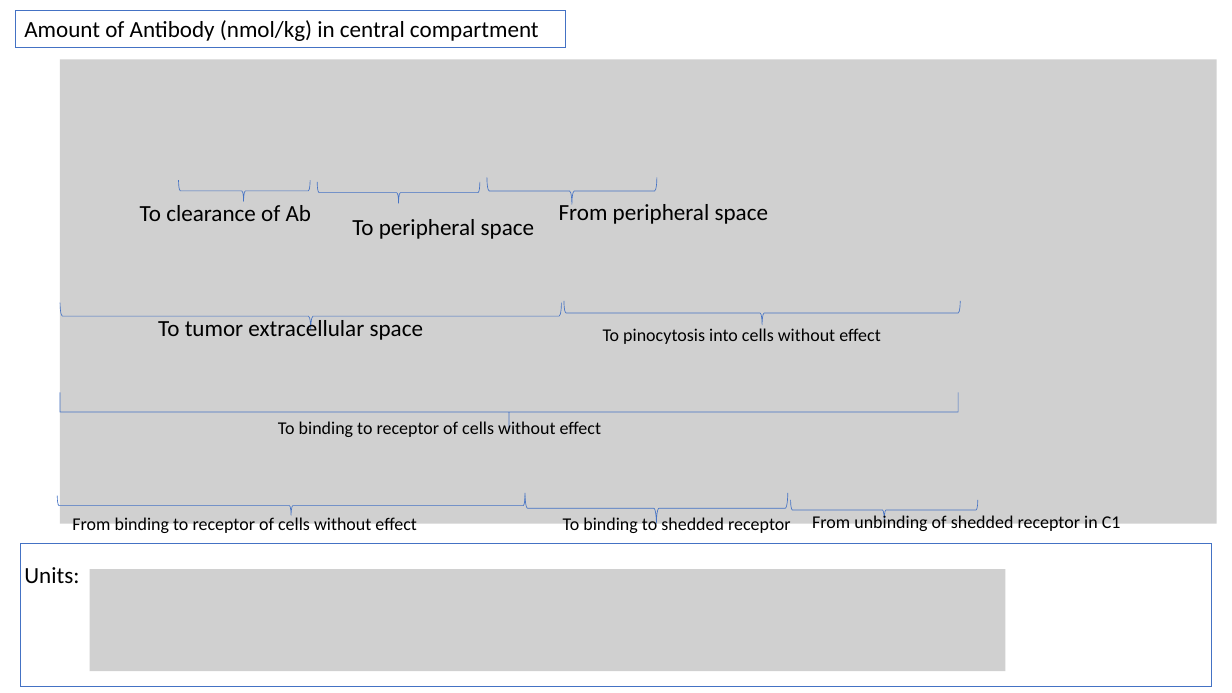
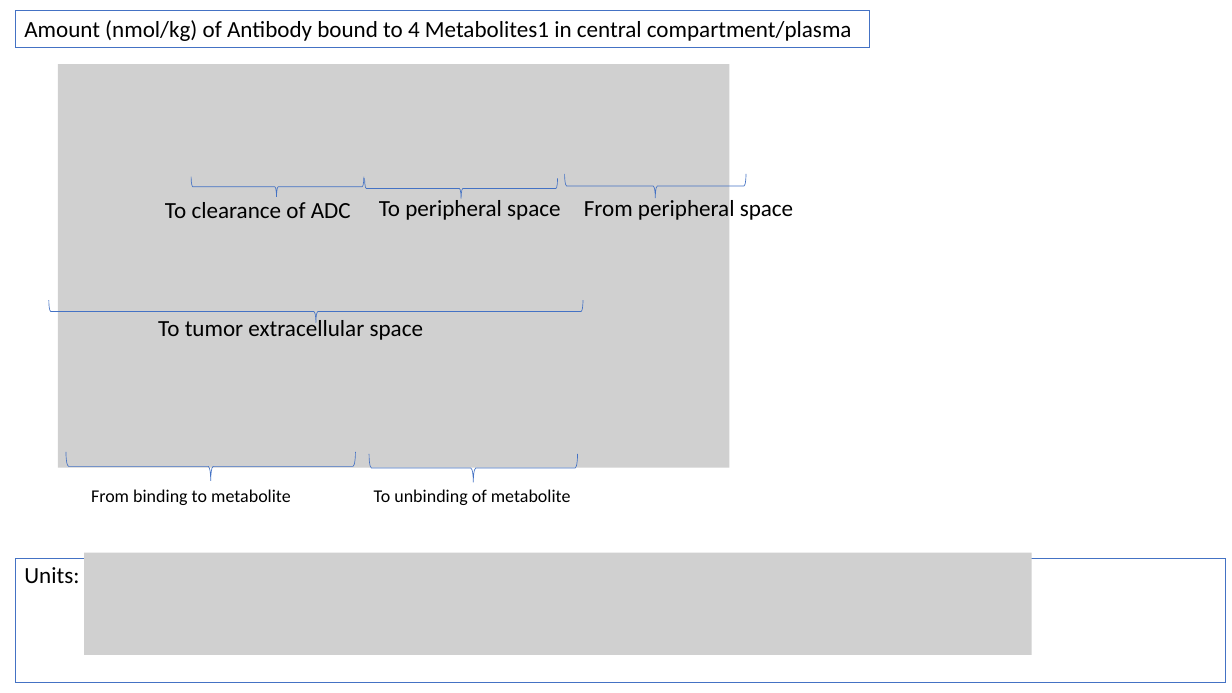
Before and after one commit to judith-stein/hc-protac-shuttle-rshiny-in-vivo, a slide deck: slide 9 of www/logistic_pk_pd_equations_explained.pptx (slide 3 before the commit). Drawn at 1232x693 pixels with LibreOffice and Linux fonts; fonts in the diff are those of the drawing; grey boxes stand for pictures. Boxes give left, top, right and bottom in pixels: in the first picture for what was removed or moved away, otherwise in the second. Text is boxed around its words. In the diff, an @@ line names an element or a change of style, - is before the commit and + after.

Commit message:
add metabolite, ui, plots, pptx

```diff
--- a/www/logistic_pk_pd_equations_explained.pptx
+++ b/www/logistic_pk_pd_equations_explained.pptx
@@ rectangle "Amount (nmol/kg) of Antibody bound ...": place and size @@
-rectangle "Amount (nmol/kg) of Antibody bound ..." at [16,10,567,47]
+rectangle "Amount (nmol/kg) of Antibody bound ..." at [16,10,871,47]
@@ text in rectangle at [24,20,852,41]: text changed @@
-Amount of Antibody (nmol/kg) in central compartment
+Amount (nmol/kg) of Antibody bound to 4 Metabolites1 in central compartment/plasma
@@ picture: place and size @@
-picture at [60,59,1217,524]
+picture at [58,64,730,468]
@@ right brace: place and size @@
-right brace at [179,180,310,201]
+right brace at [191,177,364,197]
@@ right brace: place and size @@
-right brace at [317,182,480,203]
+right brace at [365,179,558,199]
@@ right brace: place and size @@
-right brace at [487,178,657,205]
+right brace at [565,174,746,198]
@@ text at [165,202,351,218]: text changed @@
-To clearance of Ab
+To clearance of ADC
@@ text "To peripheral space": place and size @@
-text "To peripheral space" at [352,219,534,239]
+text "To peripheral space" at [379,197,560,220]
@@ text "From peripheral space": place and size @@
-text "From peripheral space" at [559,200,768,224]
+text "From peripheral space" at [584,197,793,223]
@@ right brace: place and size @@
-right brace at [60,303,562,330]
+right brace at [49,300,583,323]
@@ right brace removed at [564,301,961,325] @@
@@ text removed at [603,328,880,344] @@
-To pinocytosis into cells without effect
@@ right brace removed at [61,392,959,432] @@
@@ text removed at [278,419,601,437] @@
-To binding to receptor of cells without effect
@@ right brace: place and size @@
-right brace at [57,495,525,516]
+right brace at [66,452,355,481]
@@ right brace: place and size @@
-right brace at [525,493,788,524]
+right brace at [369,454,578,483]
@@ text at [91,489,291,505]: text changed @@
-From binding to receptor of cells without effect
+From binding to metabolite
@@ text added at [374,489,571,505], 14 pt, text #000000 @@
+To unbinding of metabolite
@@ right brace removed at [791,500,978,521] @@
@@ text removed at [563,516,791,536] @@
-To binding to shedded receptor
@@ text removed at [812,513,1121,533] @@
-From unbinding of shedded receptor in C1
@@ rectangle: place and size @@
-rectangle at [20,543,1213,687]
+rectangle at [16,559,1226,683]
@@ picture: place and size @@
-picture at [90,569,1006,672]
+picture at [84,553,1031,655]
```
Also in this commit, not shown: 17 other slides changed, 32 slides added, 11 slides removed, 7 other files.
